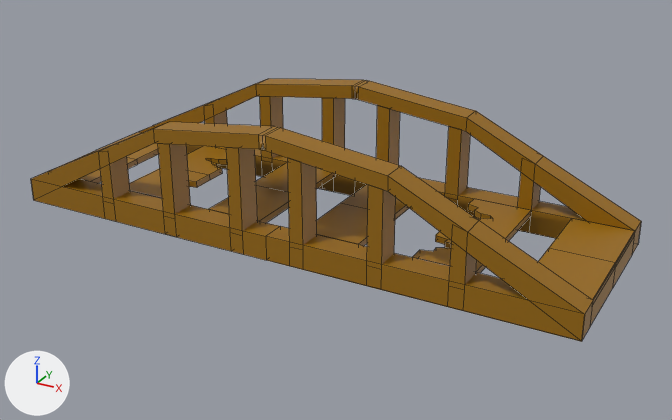
One commit to the FBX model Assets/3dObjects/Ponte.fbx: the scene before it, then after it.
One viewpoint serves both versions: a 50 mm lens placed at (12.02, -20.53, 10.87), pointed at (1.23, -0.91, 1.06). The axes (+X, +Y, +Z) are drawn at lower left. The lights are the same throughout. Mesh edges are drawn as thin lines. Vertices at the same position are counted once.

Objects in the first picture: 'Cubo'.
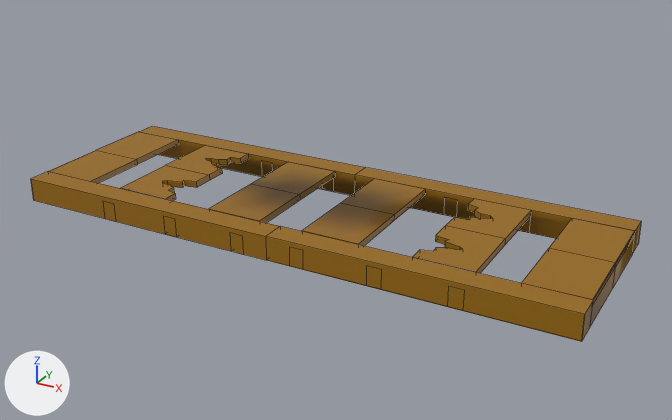
Boxes [x1, y1, x2, y2] around the edits, measured in the pictures (672 x 420 px):
'Cubo', reshaped (18% shorter)
    before: [31, 79, 641, 342]
    after: [31, 126, 641, 342]
part 1 of me_cubo, deleted (brown)
    before: [32, 79, 641, 314]

The change in detail:
me_cubo is used by ob_cubo; location (0.63, -0.71, 0.99).
me_cubo had 400 vertices, 288 faces and spanned x -7.8..7.8, y -2.7..2.7, z -0.5..2.8.
me_cubo now has 312 vertices, 178 faces and spans x -7.8..7.8, y -2.7..2.7, z -0.5..0.2.
Part 1, on me_cubo:
88 vertices are removed from x -5.2..5.2, y -2.7..2.7, z 1.5..2.8.
110 faces are deleted.
